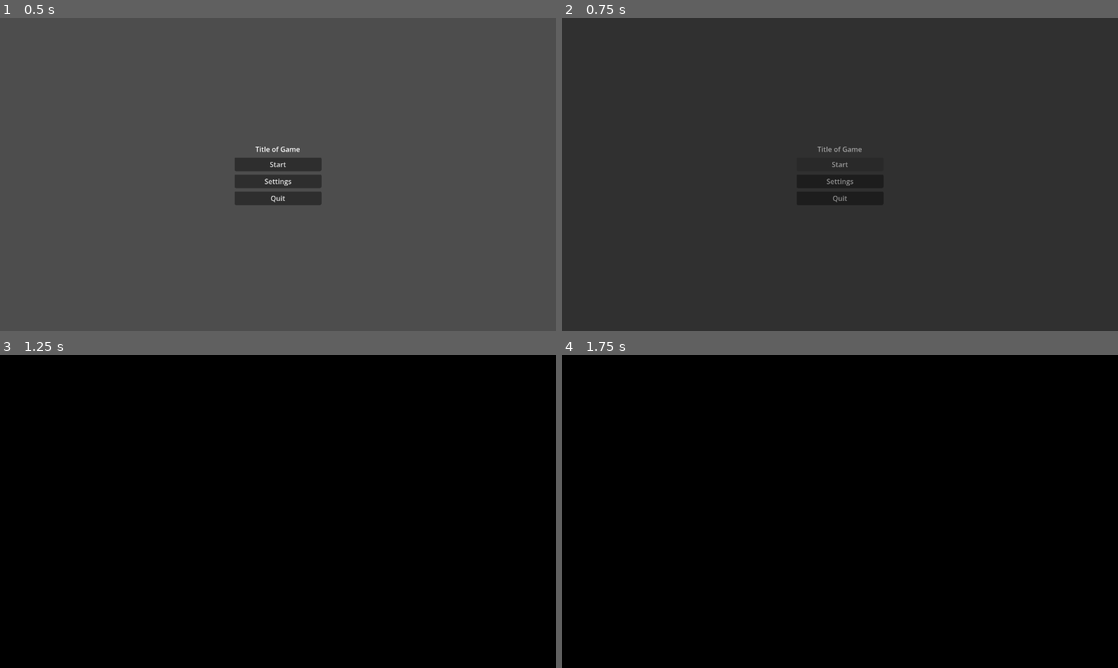
Above: before the commit, frames 1-4 (two rows, left to right).
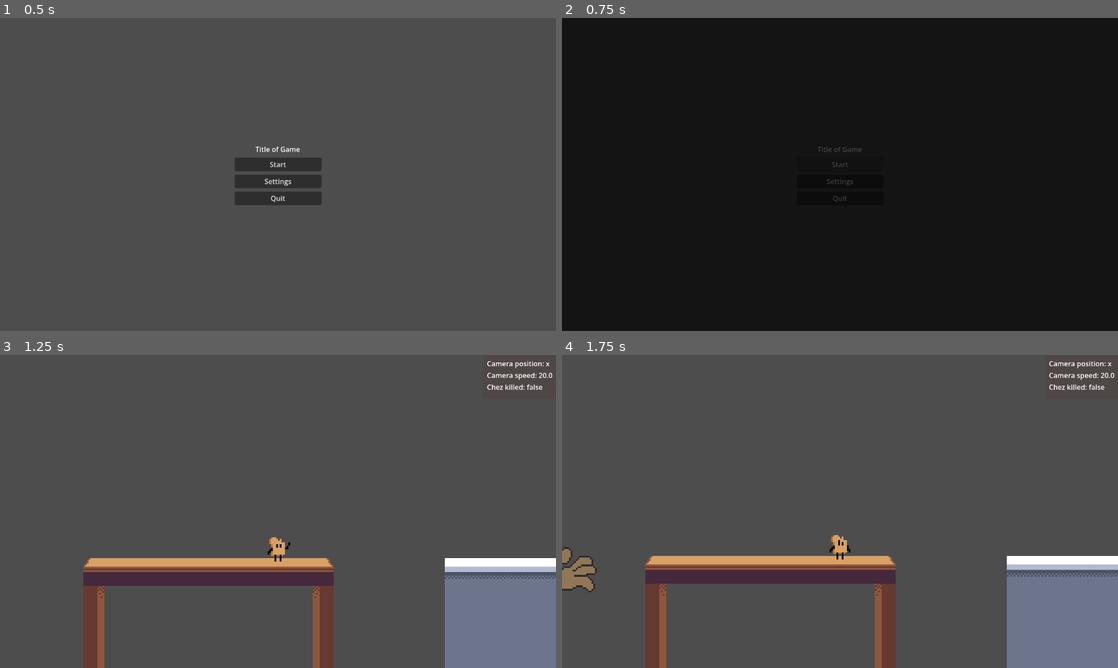
Above: after the commit, the same moments.

Repository: mikedev2017/Collab-Jam-2026
Game: Godot game, scene res://scenes/main_menu.tscn
Two runs of this game, one before a commit and one after it. Both use one fixed random seed, a clock stepped at 60 frames per second and the inputs below. This scene is started directly instead of the project's main scene. The engine's default icon, where the game draws it, is replaced by a stand-in: a white triangle on a blue panel in a dark square.
Inputs (mouse positions are in pixels of both pictures, inside the frame that each line leads up to):
- Up to frame 1 (0.5 s): no input
- Up to frame 2 (0.75 s): click "Start" at 0.5 s
- Up to frame 3 (1.25 s): no input
- Up to frame 4 (1.75 s): click (840, 502) at 1.25 s, where only the run before the commit has a clickable "Start"

Frame 1 is identical in both runs. In frame 2, 98% of the frame differs, in the area x 0-100%, y 0-100%; in frame 3, 100%; in frame 4, 100%.

Commit message:
Intro Cutscene and code added
Intro cutscenes created.  Animation player node controls the screens.  SceneLoader transition used for entering into Main Menu.  Intro cutscene can be stopped early with the Left Mouse, Space or Enter keys.

Diff:
--- a/project.godot
+++ b/project.godot
@@ -53,6 +53,14 @@
 , Object(InputEventKey,"resource_local_to_scene":false,"resource_name":"","device":-1,"window_id":0,"alt_pressed":false …(186 unchanged characters)…
 ]
 }
+skip_cutscene={
+"deadzone": 0.2,
+"events": [Object(InputEventMouseButton,"resource_local_to_scene":false,"resource_name":"","device":-1,"window_id":0,"alt_pressed":false,"shift_pressed":false,"ctrl_pressed":false,"meta_pressed":false,"button_mask":0,"position":Vector2(0, 0),"global_position":Vector2(0, 0),"factor":1.0,"button_index":1,"canceled":false,"pressed":false,"double_click":false,"script":null)
+, Object(InputEventMouseButton,"resource_local_to_scene":false,"resource_name":"","device":-1,"window_id":0,"alt_pressed":false,"shift_pressed":false,"ctrl_pressed":false,"meta_pressed":false,"button_mask":0,"position":Vector2(0, 0),"global_position":Vector2(0, 0),"factor":1.0,"button_index":2,"canceled":false,"pressed":false,"double_click":false,"script":null)
+, Object(InputEventKey,"resource_local_to_scene":false,"resource_name":"","device":-1,"window_id":0,"alt_pressed":false,"shift_pressed":false,"ctrl_pressed":false,"meta_pressed":false,"pressed":false,"keycode":0,"physical_keycode":32,"key_label":0,"unicode":32,"location":0,"echo":false,"script":null)
+, Object(InputEventKey,"resource_local_to_scene":false,"resource_name":"","device":-1,"window_id":0,"alt_pressed":false,"shift_pressed":false,"ctrl_pressed":false,"meta_pressed":false,"pressed":false,"keycode":0,"physical_keycode":4194309,"key_label":0,"unicode":0,"location":0,"echo":false,"script":null)
+]
+}
 
 [layer_names]
 
--- /dev/null
+++ b/scenes/cutscenes/intro_cutscene.gd
@@ -0,0 +1,19 @@
+extends Node2D
+
+@onready var animation_player: AnimationPlayer = $AnimationPlayer
+
+
+# Called when the node enters the scene tree for the first time.
+func _ready() -> void:
+	animation_player.play("test")
+
+
+# Called every frame. 'delta' is the elapsed time since the previous frame.
+func _process(delta: float) -> void:
+	print(animation_player.is_playing())
+
+	if Input.is_action_just_pressed("skip_cutscene"):
+		SceneLoader.load_scene("res://scenes/main_menu.tscn")
+
+	if !animation_player.is_playing():
+		SceneLoader.load_scene("res://scenes/main_menu.tscn")
--- /dev/null
+++ b/scenes/cutscenes/intro_cutscene.tscn
@@ -0,0 +1,351 @@
+[gd_scene format=3 uid="uid://dw8yu8xg076lf"]
+
+[ext_resource type="Texture2D" uid="uid://djfdk286tdxrx" path="res://assets/sprites/cutscene_sprites/SG opening 1.png" id="1_1iurh"]
+[ext_resource type="Script" uid="uid://x0fbbkwt6t5e" path="res://scenes/cutscenes/intro_cutscene.gd" id="1_fx1av"]
+[ext_resource type="Texture2D" uid="uid://dtcc7o3rv8546" path="res://assets/sprites/cutscene_sprites/SG opening 2.jpg" id="2_8hq43"]
+[ext_resource type="Texture2D" uid="uid://c3n1xptrpcry0" path="res://assets/sprites/cutscene_sprites/SG opening 3.jpg" id="3_fx1av"]
+[ext_resource type="Texture2D" uid="uid://coipcjdkrf0t1" path="res://assets/sprites/cutscene_sprites/SG opening 4.jpg" id="4_ukn74"]
+[ext_resource type="Texture2D" uid="uid://cxgnkydhj5lc8" path="res://assets/sprites/cutscene_sprites/SG opening 5.jpg" id="5_qtmnn"]
+[ext_resource type="Texture2D" uid="uid://c6kabcqwhn6o3" path="res://assets/sprites/cutscene_sprites/SG opening 6.jpg" id="6_icj2m"]
+[ext_resource type="Texture2D" uid="uid://cfvaf0ml8rcrh" path="res://assets/sprites/cutscene_sprites/SG opening 7.jpg" id="7_kxktx"]
+[ext_resource type="Texture2D" uid="uid://kv2y2tvuyfsb" path="res://assets/sprites/cutscene_sprites/SG opening 8.jpg" id="8_f0pcv"]
+[ext_resource type="Texture2D" uid="uid://tvlq7a586wdp" path="res://assets/sprites/cutscene_sprites/SG opening 9.jpg" id="9_m3m6x"]
+[ext_resource type="Texture2D" uid="uid://tfnfiweynxcj" path="res://assets/sprites/cutscene_sprites/SG opening 10.jpg" id="10_g5cdg"]
+
+[sub_resource type="Animation" id="Animation_je41u"]
+length = 0.001
+tracks/0/type = "value"
+tracks/0/imported = false
+tracks/0/enabled = true
+tracks/0/path = NodePath("Opening1:visible")
+tracks/0/interp = 1
+tracks/0/loop_wrap = true
+tracks/0/keys = {
+"times": PackedFloat32Array(0),
+"transitions": PackedFloat32Array(1),
+"update": 1,
+"values": [false]
+}
+tracks/1/type = "value"
+tracks/1/imported = false
+tracks/1/enabled = true
+tracks/1/path = NodePath("Opening2:visible")
+tracks/1/interp = 1
+tracks/1/loop_wrap = true
+tracks/1/keys = {
+"times": PackedFloat32Array(0),
+"transitions": PackedFloat32Array(1),
+"update": 1,
+"values": [false]
+}
+tracks/2/type = "value"
+tracks/2/imported = false
+tracks/2/enabled = true
+tracks/2/path = NodePath("Opening3:visible")
+tracks/2/interp = 1
+tracks/2/loop_wrap = true
+tracks/2/keys = {
+"times": PackedFloat32Array(0),
+"transitions": PackedFloat32Array(1),
+"update": 1,
+"values": [false]
+}
+tracks/3/type = "value"
+tracks/3/imported = false
+tracks/3/enabled = true
+tracks/3/path = NodePath("Opening4:visible")
+tracks/3/interp = 1
+tracks/3/loop_wrap = true
+tracks/3/keys = {
+"times": PackedFloat32Array(0),
+"transitions": PackedFloat32Array(1),
+"update": 1,
+"values": [false]
+}
+tracks/4/type = "value"
+tracks/4/imported = false
+tracks/4/enabled = true
+tracks/4/path = NodePath("Opening5:visible")
+tracks/4/interp = 1
+tracks/4/loop_wrap = true
+tracks/4/keys = {
+"times": PackedFloat32Array(0),
+"transitions": PackedFloat32Array(1),
+"update": 1,
+"values": [false]
+}
+tracks/5/type = "value"
+tracks/5/imported = false
+tracks/5/enabled = true
+tracks/5/path = NodePath("Opening6:visible")
+tracks/5/interp = 1
+tracks/5/loop_wrap = true
+tracks/5/keys = {
+"times": PackedFloat32Array(0),
+"transitions": PackedFloat32Array(1),
+"update": 1,
+"values": [false]
+}
+tracks/6/type = "value"
+tracks/6/imported = false
+tracks/6/enabled = true
+tracks/6/path = NodePath("Opening7:visible")
+tracks/6/interp = 1
+tracks/6/loop_wrap = true
+tracks/6/keys = {
+"times": PackedFloat32Array(0),
+"transitions": PackedFloat32Array(1),
+"update": 1,
+"values": [false]
+}
+tracks/7/type = "value"
+tracks/7/imported = false
+tracks/7/enabled = true
+tracks/7/path = NodePath("Opening8:visible")
+tracks/7/interp = 1
+tracks/7/loop_wrap = true
+tracks/7/keys = {
+"times": PackedFloat32Array(0),
+"transitions": PackedFloat32Array(1),
+"update": 1,
+"values": [false]
+}
+tracks/8/type = "value"
+tracks/8/imported = false
+tracks/8/enabled = true
+tracks/8/path = NodePath("Opening9:visible")
+tracks/8/interp = 1
+tracks/8/loop_wrap = true
+tracks/8/keys = {
+"times": PackedFloat32Array(0),
+"transitions": PackedFloat32Array(1),
+"update": 1,
+"values": [false]
+}
+tracks/9/type = "value"
+tracks/9/imported = false
+tracks/9/enabled = true
+tracks/9/path = NodePath("Camera2D:zoom")
+tracks/9/interp = 1
+tracks/9/loop_wrap = true
+tracks/9/keys = {
+"times": PackedFloat32Array(0),
+"transitions": PackedFloat32Array(1),
+"update": 0,
+"values": [Vector2(2, 2)]
+}
+
+[sub_resource type="Animation" id="Animation_8464f"]
+resource_name = "test"
+length = 10.0
+tracks/0/type = "value"
+tracks/0/imported = false
+tracks/0/enabled = true
+tracks/0/path = NodePath("Opening0:visible")
+tracks/0/interp = 1
+tracks/0/loop_wrap = true
+tracks/0/keys = {
+"times": PackedFloat32Array(0),
+"transitions": PackedFloat32Array(1),
+"update": 1,
+"values": [true]
+}
+tracks/1/type = "value"
+tracks/1/imported = false
+tracks/1/enabled = true
+tracks/1/path = NodePath("Opening1:visible")
+tracks/1/interp = 1
+tracks/1/loop_wrap = true
+tracks/1/keys = {
+"times": PackedFloat32Array(0, 1),
+"transitions": PackedFloat32Array(1, 1),
+"update": 1,
+"values": [false, true]
+}
+tracks/2/type = "value"
+tracks/2/imported = false
+tracks/2/enabled = true
+tracks/2/path = NodePath("Opening2:visible")
+tracks/2/interp = 1
+tracks/2/loop_wrap = true
+tracks/2/keys = {
+"times": PackedFloat32Array(0, 2),
+"transitions": PackedFloat32Array(1, 1),
+"update": 1,
+"values": [false, true]
+}
+tracks/3/type = "value"
+tracks/3/imported = false
+tracks/3/enabled = true
+tracks/3/path = NodePath("Opening3:visible")
+tracks/3/interp = 1
+tracks/3/loop_wrap = true
+tracks/3/keys = {
+"times": PackedFloat32Array(0, 3),
+"transitions": PackedFloat32Array(1, 1),
+"update": 1,
+"values": [false, true]
+}
+tracks/4/type = "value"
+tracks/4/imported = false
+tracks/4/enabled = true
+tracks/4/path = NodePath("Opening4:visible")
+tracks/4/interp = 1
+tracks/4/loop_wrap = true
+tracks/4/keys = {
+"times": PackedFloat32Array(0, 4),
+"transitions": PackedFloat32Array(1, 1),
+"update": 1,
+"values": [false, true]
+}
+tracks/5/type = "value"
+tracks/5/imported = false
+tracks/5/enabled = true
+tracks/5/path = NodePath("Opening5:visible")
+tracks/5/interp = 1
+tracks/5/loop_wrap = true
+tracks/5/keys = {
+"times": PackedFloat32Array(0, 5),
+"transitions": PackedFloat32Array(1, 1),
+"update": 1,
+"values": [false, true]
+}
+tracks/6/type = "value"
+tracks/6/imported = false
+tracks/6/enabled = true
+tracks/6/path = NodePath("Opening6:visible")
+tracks/6/interp = 1
+tracks/6/loop_wrap = true
+tracks/6/keys = {
+"times": PackedFloat32Array(0, 6),
+"transitions": PackedFloat32Array(1, 1),
+"update": 1,
+"values": [false, true]
+}
+tracks/7/type = "value"
+tracks/7/imported = false
+tracks/7/enabled = true
+tracks/7/path = NodePath("Opening7:visible")
+tracks/7/interp = 1
+tracks/7/loop_wrap = true
+tracks/7/keys = {
+"times": PackedFloat32Array(0, 7),
+"transitions": PackedFloat32Array(1, 1),
+"update": 1,
+"values": [false, true]
+}
+tracks/8/type = "value"
+tracks/8/imported = false
+tracks/8/enabled = true
+tracks/8/path = NodePath("Opening8:visible")
+tracks/8/interp = 1
+tracks/8/loop_wrap = true
+tracks/8/keys = {
+"times": PackedFloat32Array(0, 8),
+"transitions": PackedFloat32Array(1, 1),
+"update": 1,
+"values": [false, true]
+}
+tracks/9/type = "value"
+tracks/9/imported = false
+tracks/9/enabled = true
+tracks/9/path = NodePath("Opening9:visible")
+tracks/9/interp = 1
+tracks/9/loop_wrap = true
+tracks/9/keys = {
+"times": PackedFloat32Array(0, 9),
+"transitions": PackedFloat32Array(1, 1),
+"update": 1,
+"values": [false, true]
+}
+tracks/10/type = "value"
+tracks/10/imported = false
+tracks/10/enabled = true
+tracks/10/path = NodePath("Camera2D:zoom")
+tracks/10/interp = 1
+tracks/10/loop_wrap = true
+tracks/10/keys = {
+"times": PackedFloat32Array(0, 1),
+"transitions": PackedFloat32Array(0, 0),
+"update": 0,
+"values": [Vector2(2, 2), Vector2(1, 1)]
+}
+
+[sub_resource type="AnimationLibrary" id="AnimationLibrary_iwduf"]
+_data = {
+&"RESET": SubResource("Animation_je41u"),
+&"test": SubResource("Animation_8464f")
+}
+
+[node name="IntroCutscene" type="Node2D" unique_id=19186345]
+script = ExtResource("1_fx1av")
+
+[node name="AnimationPlayer" type="AnimationPlayer" parent="." unique_id=1616007979]
+libraries/ = SubResource("AnimationLibrary_iwduf")
+
+[node name="Opening0" type="Sprite2D" parent="." unique_id=1884055607]
+position = Vector2(651, 319)
+scale = Vector2(0.8, 0.8)
+texture = ExtResource("1_1iurh")
+
+[node name="Opening1" type="Sprite2D" parent="." unique_id=1983653318]
+visible = false
+position = Vector2(653.00006, 366)
+scale = Vector2(0.7, 0.7)
+texture = ExtResource("2_8hq43")
+
+[node name="Opening2" type="Sprite2D" parent="." unique_id=1697737060]
+visible = false
+position = Vector2(650, 394)
+scale = Vector2(0.7, 0.7)
+texture = ExtResource("3_fx1av")
+
+[node name="Opening3" type="Sprite2D" parent="." unique_id=1873907419]
+visible = false
+position = Vector2(650, 424.99997)
+scale = Vector2(0.7, 0.7)
+texture = ExtResource("4_ukn74")
+
+[node name="Opening4" type="Sprite2D" parent="." unique_id=1073160501]
+visible = false
+position = Vector2(647, 447)
+rotation = 1.5707964
+scale = Vector2(0.9, 0.9)
+texture = ExtResource("5_qtmnn")
+
+[node name="Opening5" type="Sprite2D" parent="." unique_id=1608851590]
+visible = false
+position = Vector2(636.99994, 368)
+scale = Vector2(0.85, 0.85)
+texture = ExtResource("6_icj2m")
+
+[node name="Opening6" type="Sprite2D" parent="." unique_id=167990577]
+visible = false
+position = Vector2(639, 455)
+scale = Vector2(0.7, 0.7)
+texture = ExtResource("7_kxktx")
+
+[node name="Opening7" type="Sprite2D" parent="." unique_id=937558900]
+visible = false
+position = Vector2(646, 383)
+scale = Vector2(0.7, 0.7)
+texture = ExtResource("8_f0pcv")
+
+[node name="Opening8" type="Sprite2D" parent="." unique_id=12412399]
+visible = false
+position = Vector2(639, 480.99997)
+scale = Vector2(0.7, 0.7)
+texture = ExtResource("9_m3m6x")
+
+[node name="Opening9" type="Sprite2D" parent="." unique_id=982483027]
+visible = false
+position = Vector2(644.00006, 459)
+scale = Vector2(0.7, 0.7)
+texture = ExtResource("10_g5cdg")
+
+[node name="CanvasModulate" type="CanvasModulate" parent="." unique_id=2057476603]
+visible = false
+
+[node name="Camera2D" type="Camera2D" parent="." unique_id=1413624462]
+position = Vector2(651, 362)
+zoom = Vector2(2, 2)
--- a/scenes/loading_screen.tscn
+++ b/scenes/loading_screen.tscn
@@ -22,7 +22,7 @@
 
 [sub_resource type="Animation" id="Animation_0xy8w"]
 resource_name = "transition"
-length = 0.5
+length = 0.25
 tracks/0/type = "value"
 tracks/0/imported = false
 tracks/0/enabled = true
@@ -30,7 +30,7 @@
 tracks/0/interp = 1
 tracks/0/loop_wrap = true
 tracks/0/keys = {
-"times": PackedFloat32Array(0, 0.5),
+"times": PackedFloat32Array(0, 0.25),
 "transitions": PackedFloat32Array(1, 1),
 "update": 0,
 "values": [Color(1, 1, 1, 0), Color(1, 1, 1, 1)]
--- a/scripts/menu/main_menu.gd
+++ b/scripts/menu/main_menu.gd
@@ -72,4 +72,4 @@
 
 
 func _on_start_pressed() -> void:
-	SceneLoader.load_scene("res://scenes/levels/Level_1_Crash_Zone.tscn")
+	SceneLoader.load_scene("res://scenes/test_level.tscn")
Binary file added: assets/sprites/cutscene_sprites/SG opening 1.png
Not shown, added: assets/sprites/cutscene_sprites/SG opening 1.png.import
Binary file added: assets/sprites/cutscene_sprites/SG opening 10.jpg
Not shown, added: assets/sprites/cutscene_sprites/SG opening 10.jpg.import
Binary file added: assets/sprites/cutscene_sprites/SG opening 2.jpg
Not shown, added: assets/sprites/cutscene_sprites/SG opening 2.jpg.import
Binary file added: assets/sprites/cutscene_sprites/SG opening 3.jpg
Not shown, added: assets/sprites/cutscene_sprites/SG opening 3.jpg.import
Binary file added: assets/sprites/cutscene_sprites/SG opening 4.jpg
Not shown, added: assets/sprites/cutscene_sprites/SG opening 4.jpg.import
Binary file added: assets/sprites/cutscene_sprites/SG opening 5.jpg
Not shown, added: assets/sprites/cutscene_sprites/SG opening 5.jpg.import
(and 22 more such lines)
